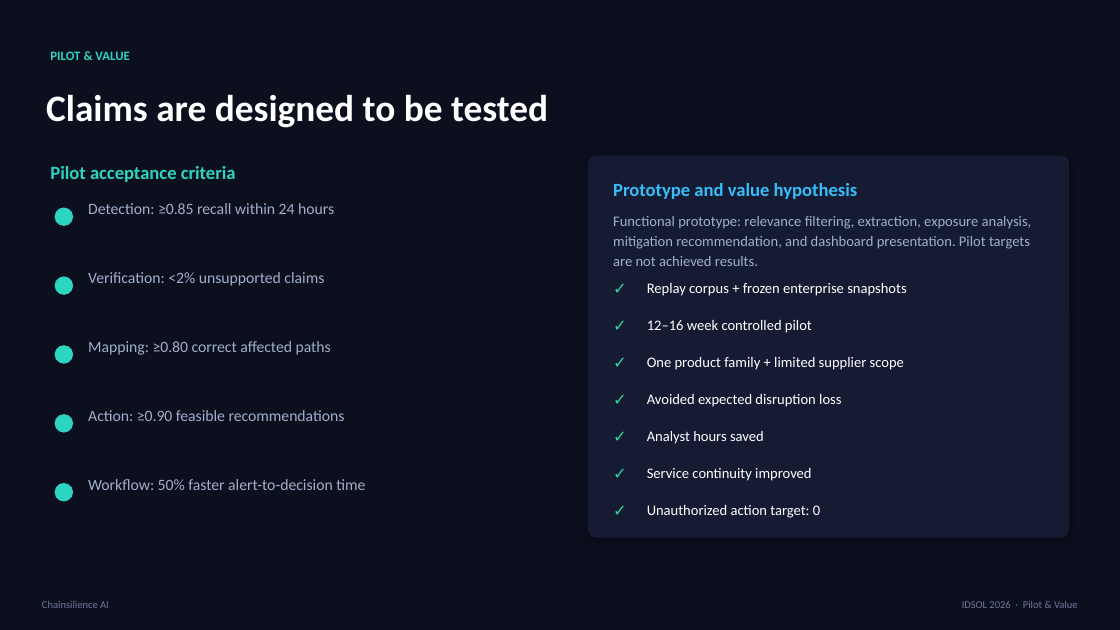
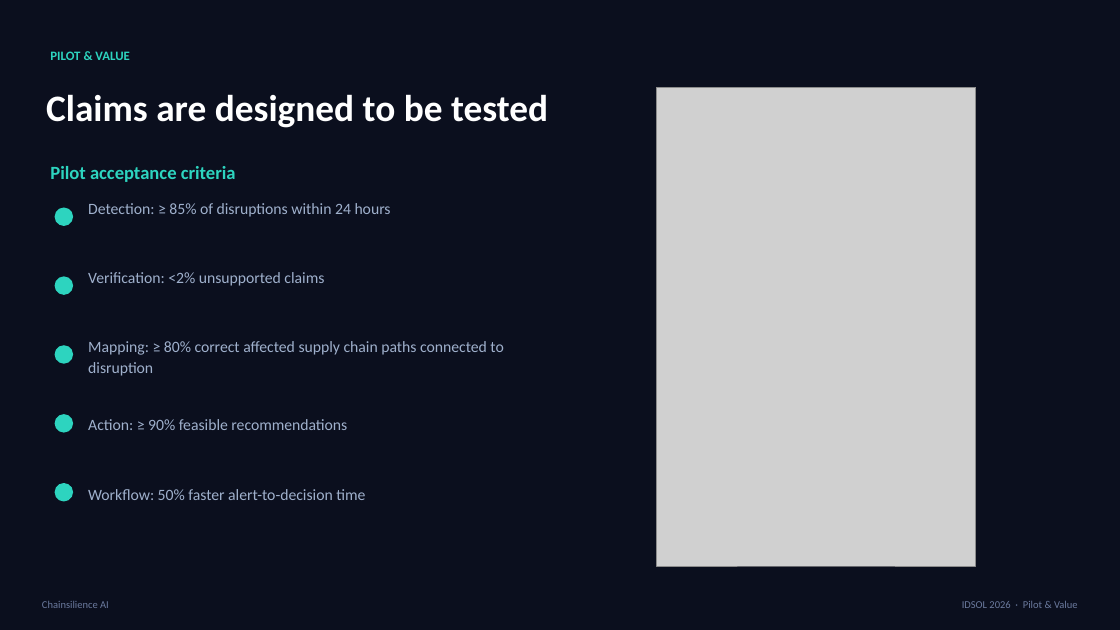
Before and after one commit to NoelVFX/Chainsilience-AI, a slide deck: slide 15 of Chainsilience_AI_IDSOL_2026_Pitch_Deck_Revised.pptx (slide 14 before the commit). Drawn at 1120x630 pixels with LibreOffice and Linux fonts; fonts in the diff are those of the drawing; grey boxes stand for pictures. Boxes give left, top, right and bottom in pixels: in the first picture for what was removed or moved away, otherwise in the second. Text is boxed around its words. In the diff, an @@ line names an element or a change of style, - is before the commit and + after.

```diff
--- a/Chainsilience_AI_IDSOL_2026_Pitch_Deck_Revised.pptx
+++ b/Chainsilience_AI_IDSOL_2026_Pitch_Deck_Revised.pptx
@@ picture added at (657, 87, 976, 566) @@
@@ rounded rectangle removed at (588, 155, 1070, 538) @@
@@ text at (88, 203, 391, 217): text changed @@
-Detection: ≥0.85 recall within 24 hours
+Detection: ≥ 85% of disruptions within 24 hours
@@ text removed at (613, 183, 858, 199) @@
-Prototype and value hypothesis
@@ text removed at (613, 216, 1032, 266) @@
-Functional prototype: relevance filtering, extraction, exposure analysis, mitigation recommendation, and dashboard presentation. Pilot targets are not achieved results.
@@ text removed at (613, 273, 643, 302) @@
-✓
@@ text removed at (647, 283, 906, 296) @@
-Replay corpus + frozen enterprise snapshots
@@ text removed at (613, 310, 643, 339) @@
-✓
@@ text removed at (647, 320, 812, 333) @@
-12–16 week controlled pilot
@@ text at (88, 341, 503, 376): text changed @@
-Mapping: ≥0.80 correct affected paths
+Mapping: ≥ 80% correct affected supply chain paths connected to disruption
@@ text removed at (613, 347, 643, 376) @@
-✓
@@ text removed at (647, 357, 904, 370) @@
-One product family + limited supplier scope
@@ text removed at (613, 384, 643, 413) @@
-✓
@@ text at (88, 419, 347, 430): text changed @@
-Action: ≥0.90 feasible recommendations
+Action: ≥ 90% feasible recommendations
@@ text removed at (647, 394, 841, 407) @@
-Avoided expected disruption loss
@@ text removed at (613, 421, 643, 450) @@
-✓
@@ text removed at (647, 431, 764, 444) @@
-Analyst hours saved
@@ text removed at (613, 458, 643, 487) @@
-✓
@@ text removed at (647, 468, 811, 481) @@
-Service continuity improved
@@ text "Workflow: 50% faster alert-to-decision time": place and size @@
-text "Workflow: 50% faster alert-to-decision time" at (88, 479, 365, 490)
+text "Workflow: 50% faster alert-to-decision time" at (88, 489, 365, 500)
@@ text removed at (613, 495, 643, 524) @@
-✓
@@ text removed at (647, 505, 820, 518) @@
-Unauthorized action target: 0
```
Also in this commit, not shown: 12 other slides changed, 1 slide added, 20 other files.
